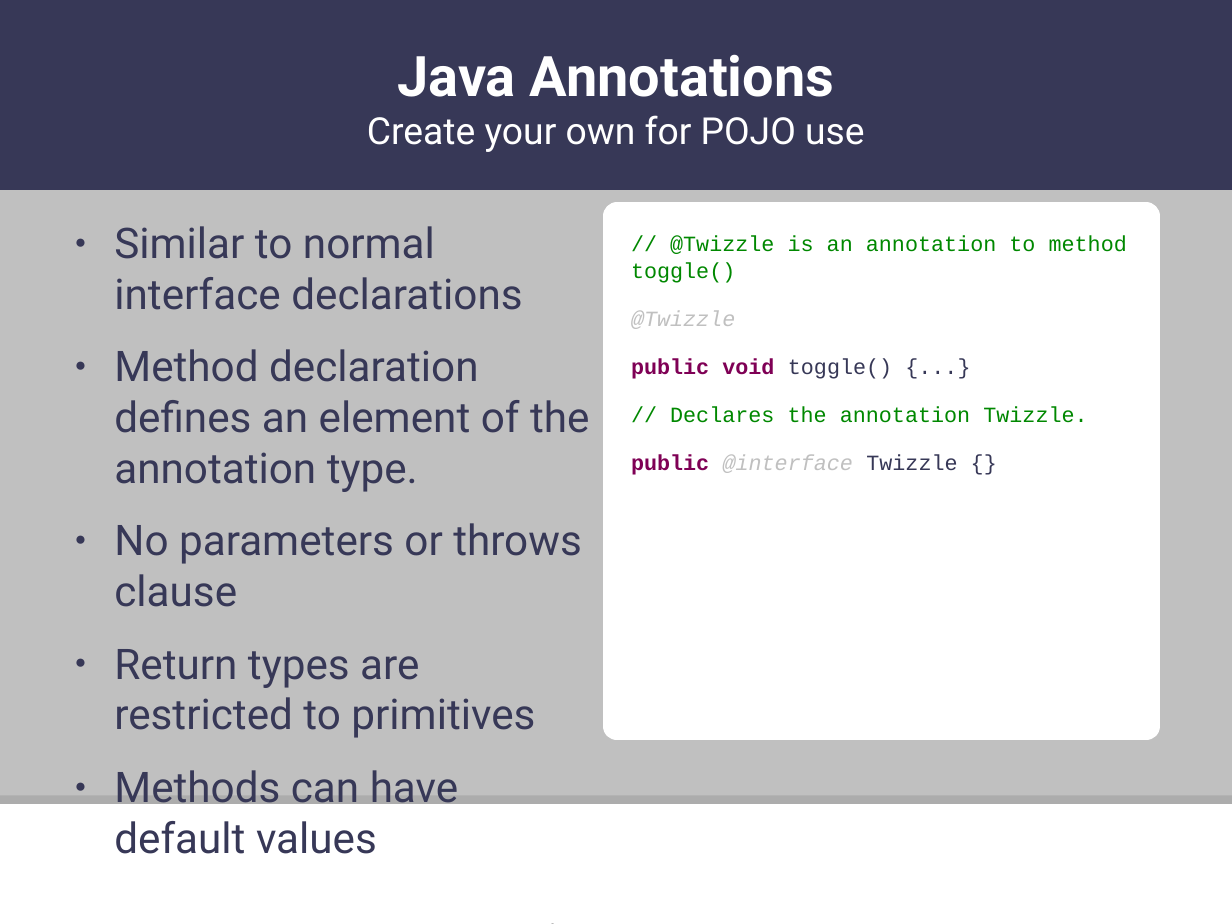
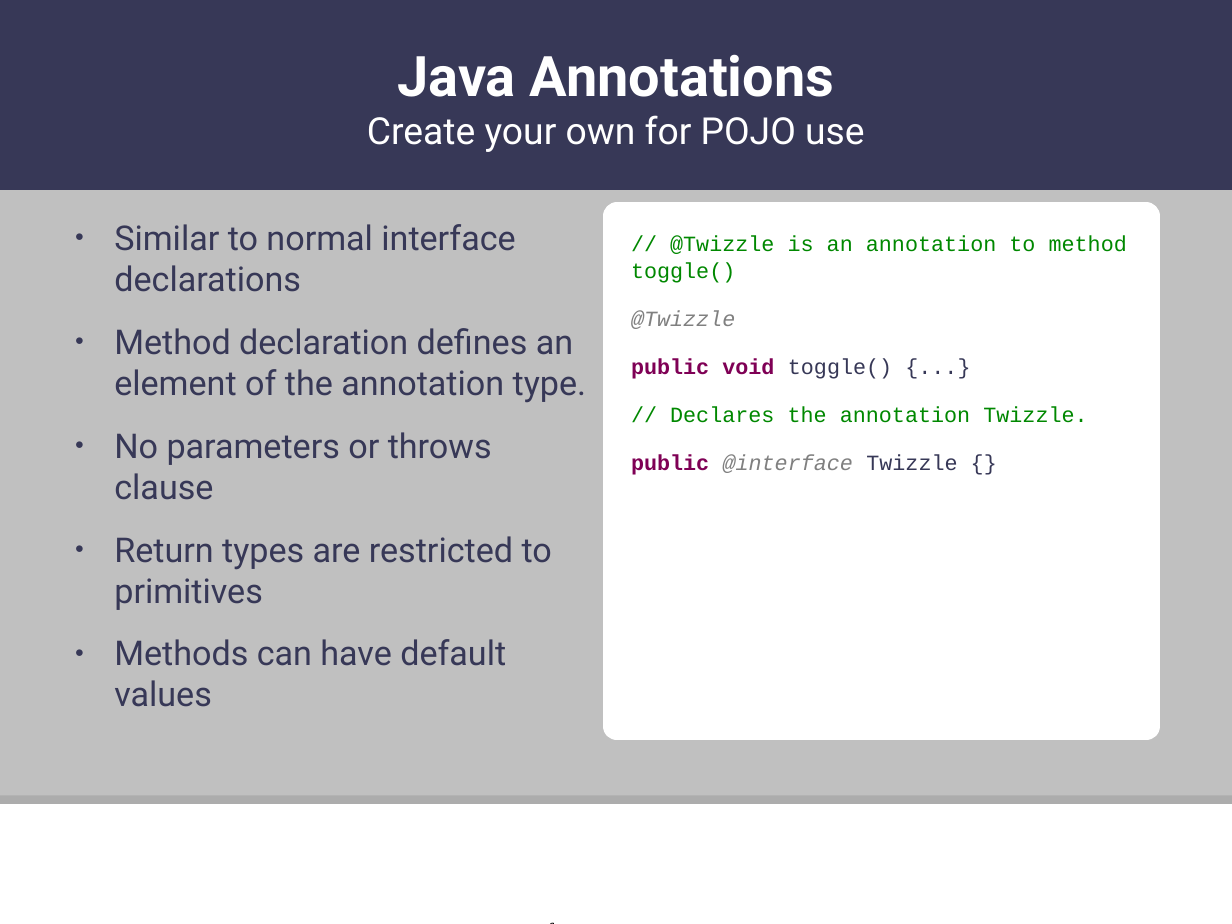
Before and after one commit to skylenewman/huntsville-efd-presentations, a slide deck: slide 19 of presentations/003-dependency-injection-custom-annotations/dependency-injection-custom-annotation.odp (slide 18 before the commit). Drawn at 1232x924 pixels with LibreOffice and Linux fonts; fonts in the diff are those of the drawing; background and template pictures are left out. Boxes give left, top, right and bottom in pixels: in the first picture for what was removed or moved away, otherwise in the second. Text is boxed around its words. In the diff, an @@ line names an element or a change of style, - is before the commit and + after.

```diff
--- a/presentations/003-dependency-injection-custom-annotations/dependency-injection-custom-annotation.odp
+++ b/presentations/003-dependency-injection-custom-annotations/dependency-injection-custom-annotation.odp
@@ text "Similar to normal interface declarations" at (114, 224, 586, 707): size 27.2 to 22 pt @@
@@ text at (631, 310, 957, 475): text colour #C0C0C0 to #808080 in "@Twizzle", "@interface" @@
```
Also in this commit, not shown: 19 other slides changed, 4 slides added, 5 slides removed, 4 other files.
